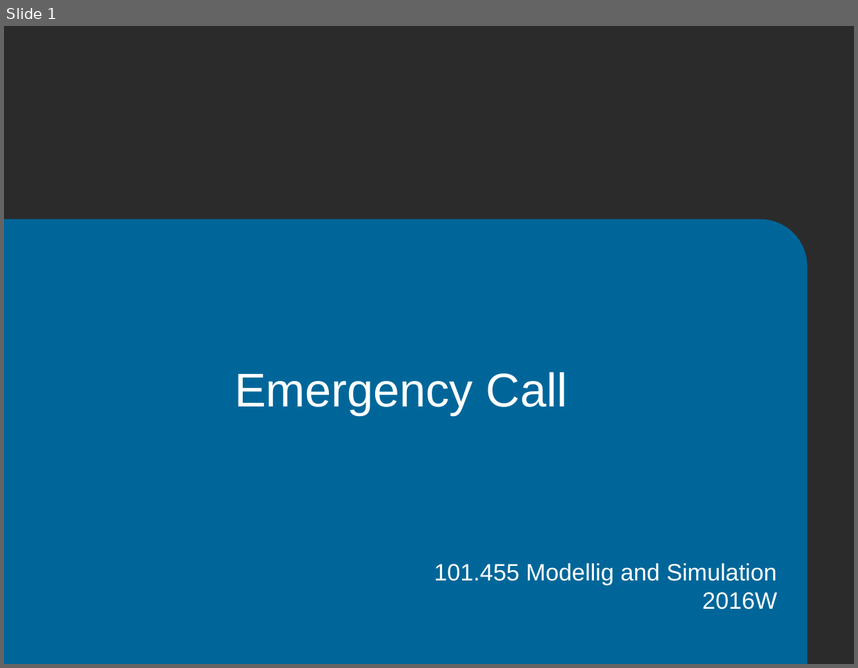
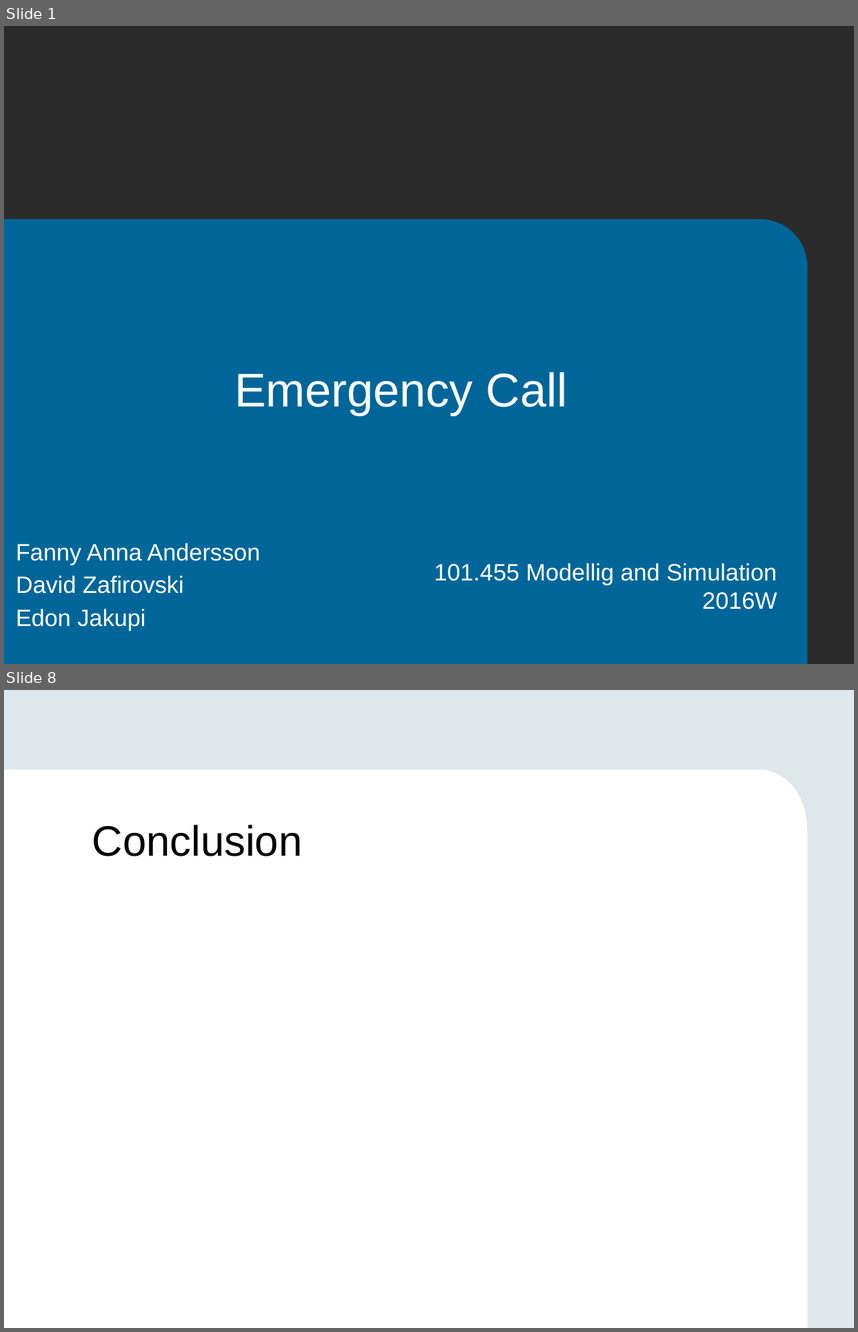
Before and after one commit to edonjakupi/MaS_Project, a slide deck: EmergencyCall_presentation.pptx. Shown one above the other, each under a label of ours: slide 1 before the commit, slides 1 and 8 after it; the slides between them are not shown. The pictures are 858x668 and 858x1332 pixels, drawn with LibreOffice and Linux fonts; fonts in the diff are those of the drawing; background and template pictures are left out; a plain dark background stands for a picture behind light text. Boxes give left, top, right and bottom in pixels: in the first picture for what was removed or moved away, otherwise in the second. Text is boxed around its words. In the diff, an @@ line names an element or a change of style, - is before the commit and + after.

```diff
--- a/EmergencyCall_presentation.pptx
+++ b/EmergencyCall_presentation.pptx
@@ slide 8 added at box(4, 690, 854, 1328), background #DEE7EC @@
@@ rectangle added at box(4, 770, 762, 1328), fill #FFFFFF @@
@@ ellipse added at box(713, 770, 807, 888), fill #FFFFFF @@
@@ title added at box(92, 825, 303, 856), 36 pt, text #000000 @@
+Conclusion
@@ rectangle added at box(459, 828, 807, 1328), fill #FFFFFF @@
@@ slide 1 changed as well @@
@@ text added at box(16, 543, 261, 630), 20 pt, text #FFFFFF @@
+Fanny Anna Andersson
+David Zafirovski
+Edon Jakupi
```
Also in this commit, not shown: 5 other slides added, 1 slide removed.
